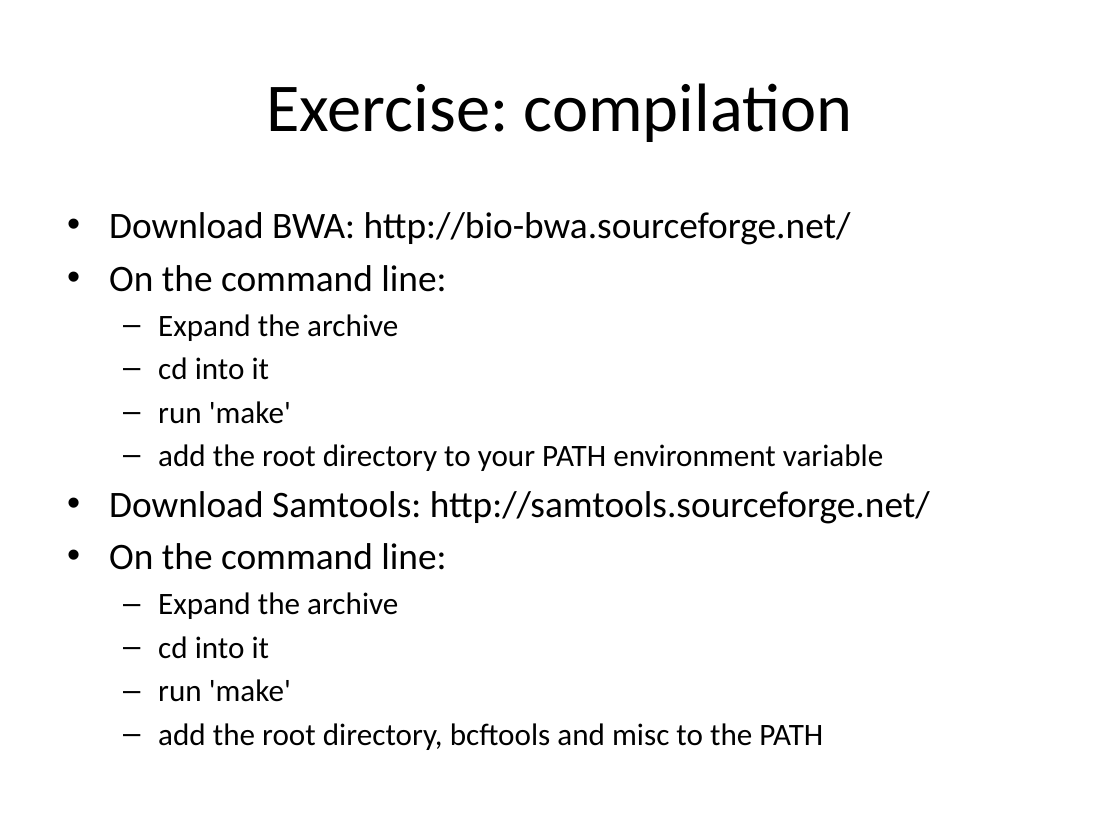
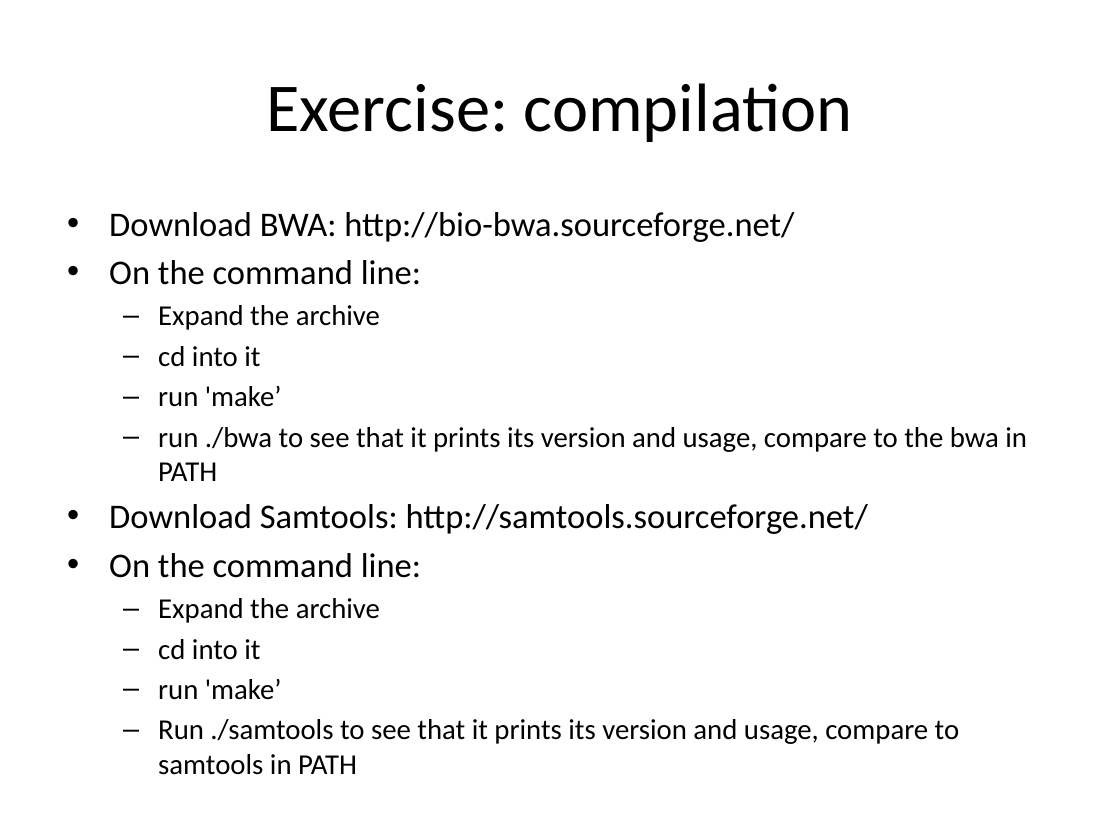
Before and after one commit to naturalis/arangs, a slide deck: slide 8 of doc/slides/day1/session4/NGSAnalyses.pptx. Drawn at 1120x840 pixels with LibreOffice and Linux fonts; fonts in the diff are those of the drawing. Boxes give left, top, right and bottom in pixels: in the first picture for what was removed or moved away, otherwise in the second. Text is boxed around its words. In the diff, an @@ line names an element or a change of style, - is before the commit and + after.

Commit message:
fixed some spelling errors instead of adding locally downloaded and compiled bwa and samtools to PATH, they compare the versions to the ones installed by puppet via yum removed the 'reference' directory, since we use data/fasta instead.

```diff
--- a/doc/slides/day1/session4/NGSAnalyses.pptx
+++ b/doc/slides/day1/session4/NGSAnalyses.pptx
@@ text at [109,212,868,660]: size 24 to 22.2 pt in "Download BWA: http://bio-bwa.sourceforge.net/", "On the command line:", "Download Samtools: http://samtools.sourceforge.net/", "On the command line:"; size 20 to 18.5 pt in "Expand the archive", "cd into it", "Expand the archive", "cd into it" @@
@@ text at [158,386,1027,481]: text changed; size 20 to 18.5 pt @@
-  – run 'make'
-  – add the root directory to your PATH environment variable
+  – run 'make’
+  – run ./bwa to see that it prints its version and usage, compare to the bwa in PATH
@@ text at [158,679,960,744]: text changed; size 20 to 18.5 pt @@
-  – run 'make'
-  – add the root directory, bcftools and misc to the PATH
+  – run 'make’
+  – Run ./samtools to see that it prints its version and usage, compare to samtools in PATH
```
Also in this commit, not shown: 1 other slide changed, 3 other files.
